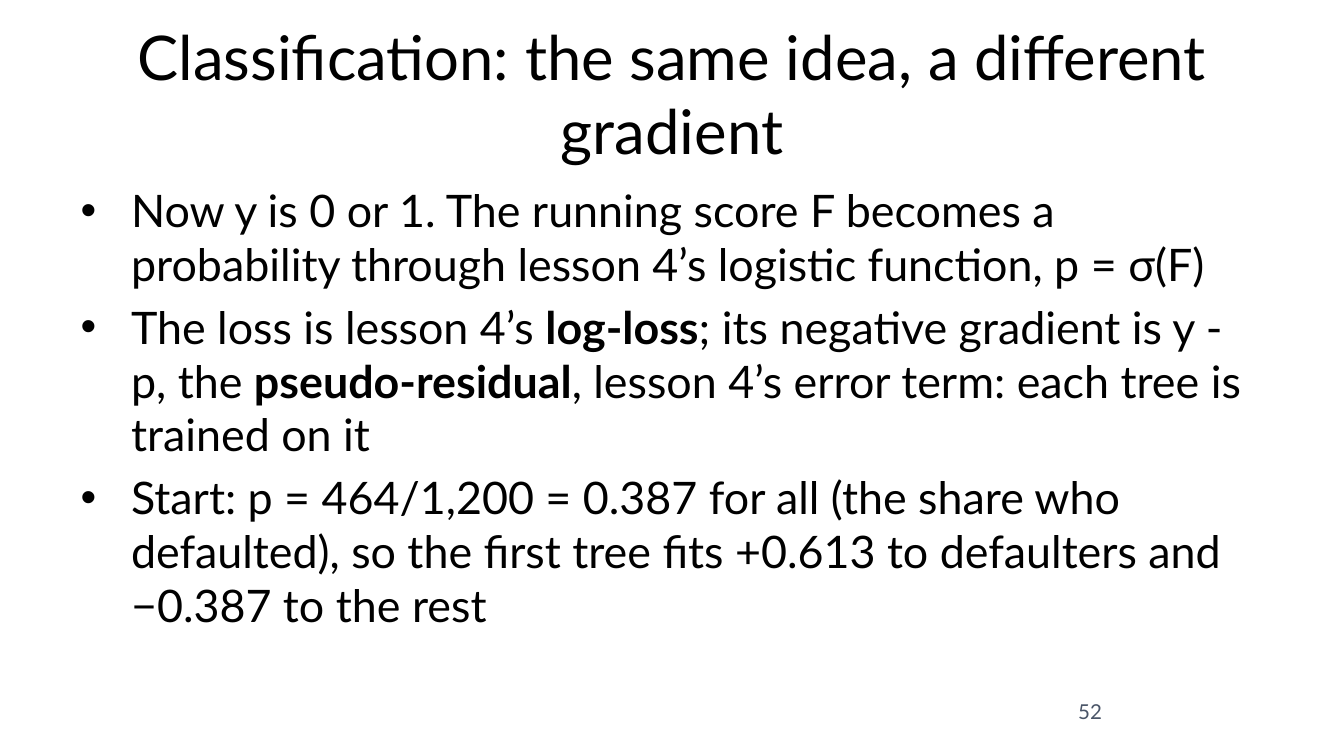
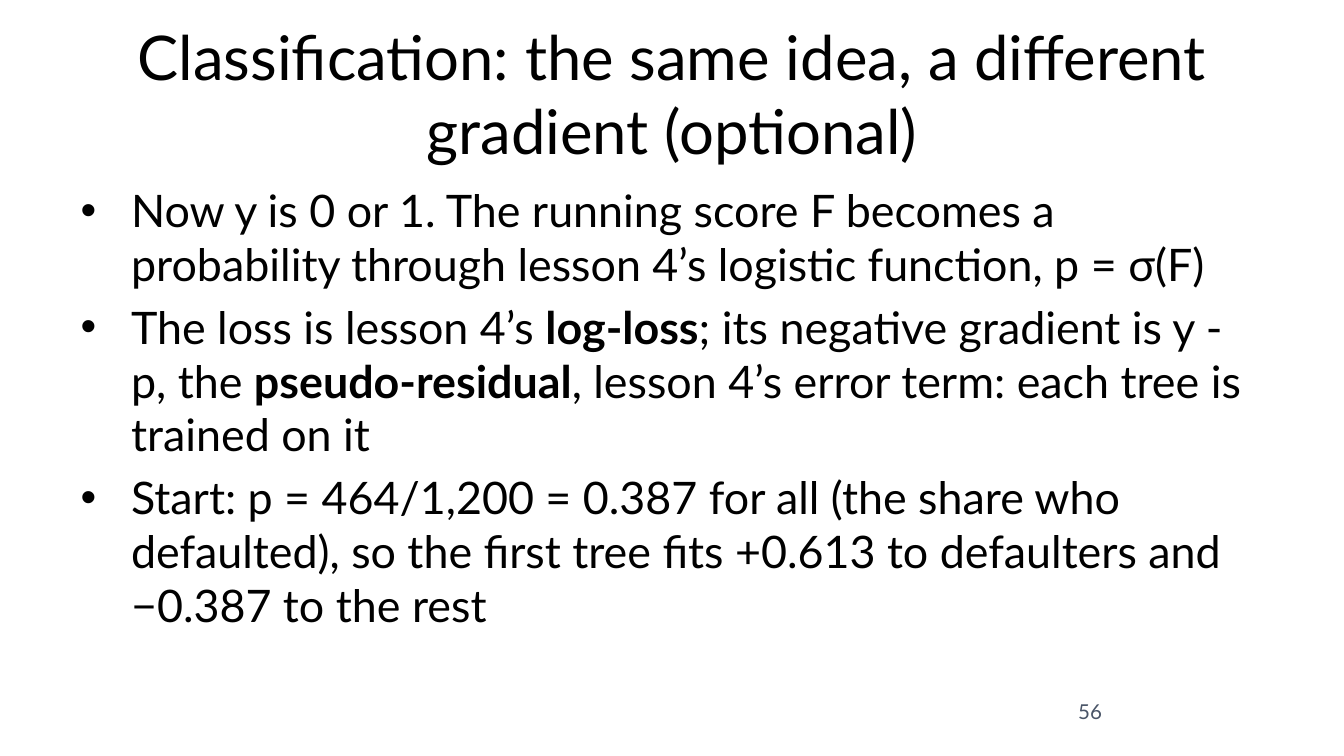
Before and after one commit to fabioantonini/technologies-for-artificial-intelligence, a slide deck: slide 56 of Lessons/07_trees_and_ensembles/Slides/trees_and_ensembles_slides.pptx (slide 52 before the commit). Drawn at 1344x756 pixels with LibreOffice and Linux fonts; fonts in the diff are those of the drawing; background and template pictures are left out. Boxes give left, top, right and bottom in pixels: in the first picture for what was removed or moved away, otherwise in the second. Text is boxed around its words. In the diff, an @@ line names an element or a change of style, - is before the commit and + after.

```diff
--- a/Lessons/07_trees_and_ensembles/Slides/trees_and_ensembles_slides.pptx
+++ b/Lessons/07_trees_and_ensembles/Slides/trees_and_ensembles_slides.pptx
@@ title at (138, 34, 1205, 166): text changed @@
-Classification: the same idea, a different gradient
+Classification: the same idea, a different gradient (optional)
@@ page number at (1078, 704, 1102, 719): text changed @@
-52
+56
```
Also in this commit, not shown: 24 other slides changed, 4 slides added, 17 other files.
